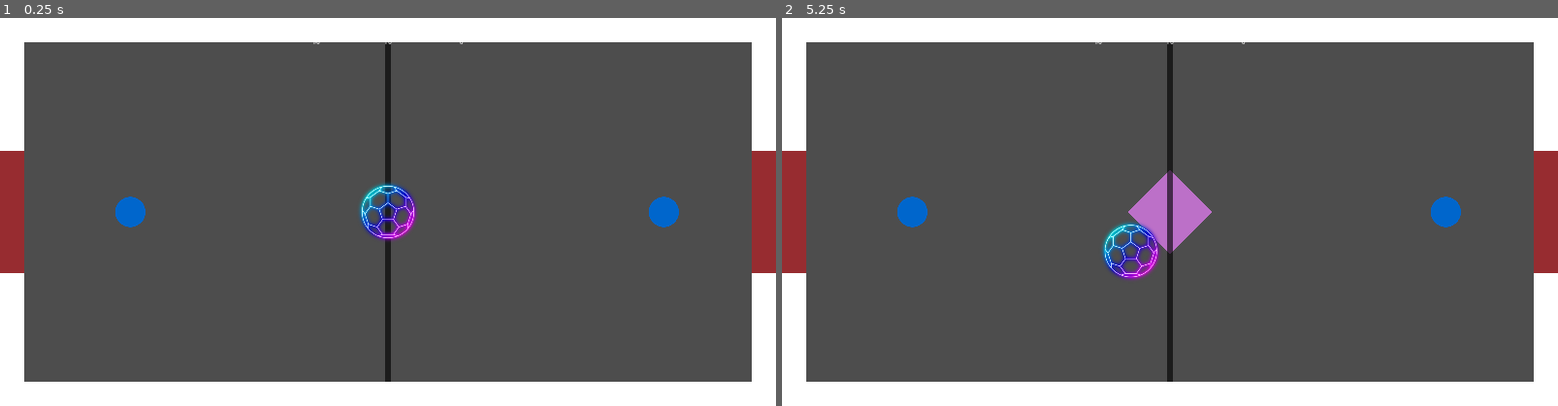
Above: before the commit, frames 1-2 (left to right).
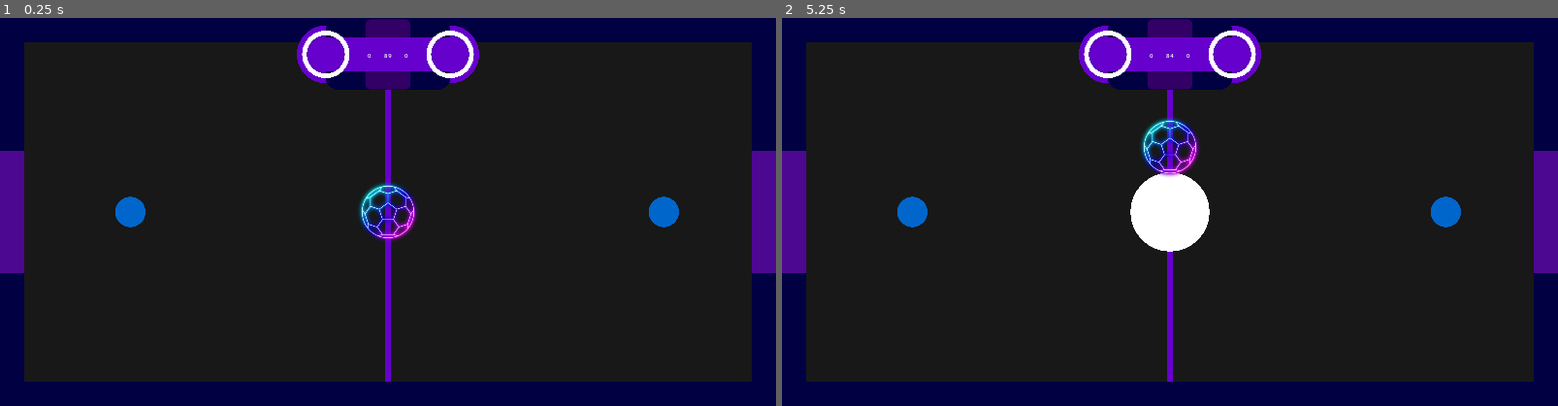
Above: after the commit, the same moments.

Repository: Habimana38/GAMEJAM2024
Game: Godot game, scene res://Game.tscn
The game is run twice, just before and just after one commit, with the same random seed, the same clock (stepped at 60 frames per second) and the same inputs.
Inputs:
- Up to frame 1 (0.25 s): no input
- Up to frame 2 (5.25 s): tap Enter at 0.5, 2, 3.5 s; tap Space at 1.25, 2.75, 4.25 s

The runs differ from the first frame. In frame 1, 99% of the frame differs, in the area x 0-100%, y 0-100%; in frame 2, 99%.
Error before the commit: Invalid access to property or key 'player1Score' on a base object of type 'Nil'. (res://Interface/Scripts/Player1Score.gd:12)

Commit message:
Day 3 prenium

Diff:
--- a/Game.tscn
+++ b/Game.tscn
@@ -11,6 +11,10 @@
 [ext_resource type="PackedScene" uid="uid://ch2xuyop2qa14" path="res://level/Frontier/frontier_4.tscn" id="6_i2amw"]
 [ext_resource type="PackedScene" uid="uid://ck2p5511y6ott" path="res://level/Frontier/frontier_5.tscn" id="7_b5bwi"]
 [ext_resource type="PackedScene" uid="uid://tacqnbxwghou" path="res://level/Frontier/frontier_6.tscn" id="8_1it45"]
+[ext_resource type="PackedScene" uid="uid://c80qwqixyvcdl" path="res://level/Frontier/frontier_7.tscn" id="9_4uycu"]
+[ext_resource type="PackedScene" uid="uid://drwayk1arr7w4" path="res://level/Frontier/frontier_8.tscn" id="10_qoqoa"]
+[ext_resource type="Texture2D" uid="uid://cegqokyki33d0" path="res://level/Map/fond.png" id="13_kxgjr"]
+[ext_resource type="Texture2D" uid="uid://ftdum43n4c0p" path="res://Interface/affichage/MicrosoftTeams-image (1).png" id="14_gd0ry"]
 
 [sub_resource type="RectangleShape2D" id="RectangleShape2D_741jg"]
 size = Vector2(16, 896)
@@ -28,7 +32,7 @@
 [node name="Frontier" type="StaticBody2D" parent="Level"]
 collision_layer = 2
 script = ExtResource("2_8hie5")
-frontiers = Array[PackedScene]([ExtResource("3_vbwgx"), ExtResource("4_hvchh"), ExtResource("5_ilr1y"), ExtResource("6_i2amw"), ExtResource("7_b5bwi"), ExtResource("8_1it45")])
+frontiers = Array[PackedScene]([ExtResource("3_vbwgx"), ExtResource("4_hvchh"), ExtResource("5_ilr1y"), ExtResource("6_i2amw"), ExtResource("7_b5bwi"), ExtResource("8_1it45"), ExtResource("9_4uycu"), ExtResource("10_qoqoa")])
 
 [node name="CollisionShape2D" type="CollisionShape2D" parent="Level/Frontier"]
 shape = SubResource("RectangleShape2D_741jg")
@@ -36,7 +40,7 @@
 [node name="Polygon2D" type="Polygon2D" parent="Level/Frontier"]
 position = Vector2(-3.05176e-05, -0.511986)
 scale = Vector2(0.250001, 1.024)
-color = Color(0, 0, 0, 0.627451)
+color = Color(0.4, 0, 0.8, 1)
 polygon = PackedVector2Array(-32, -437, -0.343666, -437, 32, -437, 32, 438, 0.499985, 438, -32, 438)
 
 [node name="TimeUntilFirstFrontier" type="Timer" parent="Level/Frontier"]
@@ -48,7 +52,7 @@
 one_shot = true
 
 [node name="TimeOfFrontier" type="Timer" parent="Level/Frontier"]
-wait_time = 15.0
+wait_time = 10.0
 one_shot = true
 
 [node name="Left" parent="Level" instance=ExtResource("3_4newd")]
@@ -76,16 +80,37 @@
 is_player1 = false
 gamemanager = NodePath("../../GameManager")
 
+[node name="Fond" type="Sprite2D" parent="Level"]
+z_index = -2
+texture = ExtResource("13_kxgjr")
+
 [node name="MainUI" parent="." instance=ExtResource("4_a3qku")]
 
-[node name="Player1" parent="MainUI/PanelContainer/MarginContainer" index="0" node_paths=PackedStringArray("gm")]
-gm = NodePath("../../../../GameManager")
+[node name="MarginContainer" parent="MainUI" index="0"]
+offset_left = 920.0
+offset_top = 36.0
+offset_right = 1128.0
+offset_bottom = 159.0
 
-[node name="TimerUI" parent="MainUI/PanelContainer/MarginContainer" index="1" node_paths=PackedStringArray("gm")]
-gm = NodePath("../../../../GameManager")
+[node name="Player1" parent="MainUI/MarginContainer" index="0" node_paths=PackedStringArray("gm")]
+gm = NodePath("../../../GameManager")
 
-[node name="player2" parent="MainUI/PanelContainer/MarginContainer" index="2" node_paths=PackedStringArray("gm")]
-gm = NodePath("../../../../GameManager")
+[node name="TimerUI" parent="MainUI/MarginContainer" index="1" node_paths=PackedStringArray("gm")]
+gm = NodePath("../../../GameManager")
+
+[node name="player2" parent="MainUI/MarginContainer" index="2" node_paths=PackedStringArray("gm")]
+gm = NodePath("../../../GameManager")
+
+[node name="MarginContainer2" parent="MainUI" index="1"]
+offset_top = 8.0
+offset_bottom = 48.0
+
+[node name="Node2D" type="Node2D" parent="."]
+
+[node name="Sprite2D" type="Sprite2D" parent="Node2D"]
+position = Vector2(1024, 96)
+scale = Vector2(0.184234, 0.184234)
+texture = ExtResource("14_gd0ry")
 
 [connection signal="on_player_score" from="GameManager" to="Level/Frontier" method="_on_game_manager_on_player_score"]
 [connection signal="timeout" from="Level/Frontier/TimeUntilFirstFrontier" to="Level/Frontier" method="_on_time_until_frontier_timeout"]
--- a/Interface/main_ui.tscn
+++ b/Interface/main_ui.tscn
@@ -33,3 +33,7 @@
 size_flags_horizontal = 8
 text = "0"
 script = ExtResource("3_qexhi")
+
+[node name="MarginContainer2" type="MarginContainer" parent="."]
+offset_right = 40.0
+offset_bottom = 40.0
--- a/level/Frontier/Frontier1.tscn
+++ b/level/Frontier/Frontier1.tscn
@@ -1,7 +1,7 @@
 [gd_scene load_steps=4 format=3 uid="uid://e0er5pxkpjv3"]
 
 [ext_resource type="PhysicsMaterial" uid="uid://c0d2ayxdcuu43" path="res://level/Frontier/bounce_frontier.tres" id="1_tlp6o"]
-[ext_resource type="Texture2D" uid="uid://crw5o8xwki1pl" path="res://player/Sprite/playertest.png" id="1_yjnws"]
+[ext_resource type="Texture2D" uid="uid://dt7ugqqg15dn8" path="res://level/Frontier/Sprite frontier/RondBlanc.png" id="2_c52uw"]
 
 [sub_resource type="CircleShape2D" id="CircleShape2D_guymd"]
 radius = 104.307
@@ -13,5 +13,5 @@
 shape = SubResource("CircleShape2D_guymd")
 
 [node name="Sprite2D" type="Sprite2D" parent="."]
-scale = Vector2(2.08, 2.08)
-texture = ExtResource("1_yjnws")
+scale = Vector2(0.203125, 0.203125)
+texture = ExtResource("2_c52uw")
--- a/level/Frontier/Frontier2.tscn
+++ b/level/Frontier/Frontier2.tscn
@@ -3,18 +3,18 @@
 [ext_resource type="PhysicsMaterial" uid="uid://c0d2ayxdcuu43" path="res://level/Frontier/bounce_frontier.tres" id="1_8s43x"]
 
 [sub_resource type="RectangleShape2D" id="RectangleShape2D_m4sjd"]
-size = Vector2(80, 352)
+size = Vector2(80, 320)
 
 [node name="Frontier2" type="StaticBody2D"]
 physics_material_override = ExtResource("1_8s43x")
 
 [node name="haut" type="CollisionShape2D" parent="."]
-position = Vector2(0, -272)
+position = Vector2(0, -288)
 shape = SubResource("RectangleShape2D_m4sjd")
 
 [node name="Polygon2D2" type="Polygon2D" parent="haut"]
-position = Vector2(0, -272)
-color = Color(0, 0.635294, 0.168627, 1)
+position = Vector2(0, -247.273)
+scale = Vector2(1, 0.909091)
 polygon = PackedVector2Array(-40, 96, 40, 96, 40, 448, -40, 448, -40, 448)
 
 [node name="bas" type="CollisionShape2D" parent="."]
@@ -22,6 +22,6 @@
 shape = SubResource("RectangleShape2D_m4sjd")
 
 [node name="Polygon2D" type="Polygon2D" parent="bas"]
-position = Vector2(0, -272)
-color = Color(0, 0.635294, 0.168627, 1)
+position = Vector2(0, -251.636)
+scale = Vector2(1, 0.954546)
 polygon = PackedVector2Array(-40, 96, 40, 96, 40, 448, -40, 448, -40, 448)
--- a/level/Frontier/Frontier3.tscn
+++ b/level/Frontier/Frontier3.tscn
@@ -3,10 +3,10 @@
 [ext_resource type="PhysicsMaterial" uid="uid://c0d2ayxdcuu43" path="res://level/Frontier/bounce_frontier.tres" id="1_0cn0y"]
 
 [sub_resource type="RectangleShape2D" id="RectangleShape2D_pc7vj"]
-size = Vector2(79.196, 79.196)
+size = Vector2(56.5686, 56.5685)
 
 [node name="Frontier3" type="StaticBody2D"]
-z_index = -1
+z_index = 1
 scale = Vector2(2, 2)
 physics_material_override = ExtResource("1_0cn0y")
 
@@ -15,32 +15,31 @@
 shape = SubResource("RectangleShape2D_pc7vj")
 
 [node name="Polygon2D" type="Polygon2D" parent="CollisionShape2D"]
-position = Vector2(1.41737, 1.41737)
+position = Vector2(1.00729, 1.00729)
 rotation = 0.785398
-scale = Vector2(0.84382, 0.8125)
-color = Color(0.741176, 0.439216, 0.788235, 1)
+scale = Vector2(0.599139, 0.576901)
 polygon = PackedVector2Array(-2.37546, -68.9231, 64, 0, 64, 0, -2.37546, 68.9231, -68.7404, 2.52138e-06)
 
-[node name="CollisionShape2D3" type="CollisionShape2D" parent="."]
-position = Vector2(-6.10352e-05, 332)
-rotation = -0.785398
-scale = Vector2(1, 1)
-shape = SubResource("RectangleShape2D_pc7vj")
-
-[node name="Polygon2D" type="Polygon2D" parent="CollisionShape2D3"]
-rotation = 0.785398
-scale = Vector2(0.8125, 0.863281)
-color = Color(0.741176, 0.439216, 0.788235, 1)
-polygon = PackedVector2Array(7.27408e-05, -64.8688, 68.9232, 0, 68.9232, 0, 7.74996e-05, 64.8688, -68.923, 0)
-
 [node name="CollisionShape2D4" type="CollisionShape2D" parent="."]
-position = Vector2(0, -304)
+position = Vector2(0, 224)
 rotation = -0.785397
 scale = Vector2(1, 1)
 shape = SubResource("RectangleShape2D_pc7vj")
 
 [node name="Polygon2D" type="Polygon2D" parent="CollisionShape2D4"]
+position = Vector2(1.00729, 1.00729)
 rotation = 0.785398
-scale = Vector2(0.8125, 0.863281)
-color = Color(0.741176, 0.439216, 0.788235, 1)
-polygon = PackedVector2Array(7.27408e-05, -64.8688, 68.9232, 0, 68.9232, 0, 7.74996e-05, 64.8688, -68.923, 0)
+scale = Vector2(0.599139, 0.576901)
+polygon = PackedVector2Array(-2.37546, -68.9231, 64, 0, 64, 0, -2.37546, 68.9231, -68.7404, 2.52138e-06)
+
+[node name="CollisionShape2D5" type="CollisionShape2D" parent="."]
+position = Vector2(1.52588e-05, -224)
+rotation = -2.35619
+scale = Vector2(1, 1)
+shape = SubResource("RectangleShape2D_pc7vj")
+
+[node name="Polygon2D" type="Polygon2D" parent="CollisionShape2D5"]
+position = Vector2(1.00729, 1.00729)
+rotation = 0.785398
+scale = Vector2(0.599139, 0.576901)
+polygon = PackedVector2Array(-2.37546, -68.9231, 64, 0, 64, 0, -2.37546, 68.9231, -68.7404, 2.52138e-06)
--- a/level/Frontier/frontier_4.tscn
+++ b/level/Frontier/frontier_4.tscn
@@ -8,6 +8,21 @@
 "points": PackedVector2Array(0, 0, 0, 0, 0, -448, 0, 0, 0, 0, 0, 448)
 }
 point_count = 2
+
+[sub_resource type="Animation" id="Animation_gsu6r"]
+length = 0.001
+tracks/0/type = "value"
+tracks/0/imported = false
+tracks/0/enabled = true
+tracks/0/path = NodePath("PathFollow2D:progress_ratio")
+tracks/0/interp = 1
+tracks/0/loop_wrap = true
+tracks/0/keys = {
+"times": PackedFloat32Array(0),
+"transitions": PackedFloat32Array(1),
+"update": 0,
+"values": [0.153]
+}
 
 [sub_resource type="Animation" id="Animation_egf02"]
 resource_name = "frontier4"
@@ -24,21 +39,6 @@
 "transitions": PackedFloat32Array(1, 1, 1),
 "update": 0,
 "values": [0.153, 0.8461, 0.153]
-}
-
-[sub_resource type="Animation" id="Animation_gsu6r"]
-length = 0.001
-tracks/0/type = "value"
-tracks/0/imported = false
-tracks/0/enabled = true
-tracks/0/path = NodePath("PathFollow2D:progress_ratio")
-tracks/0/interp = 1
-tracks/0/loop_wrap = true
-tracks/0/keys = {
-"times": PackedFloat32Array(0),
-"transitions": PackedFloat32Array(1),
-"update": 0,
-"values": [0.153]
 }
 
 [sub_resource type="AnimationLibrary" id="AnimationLibrary_pr5go"]
@@ -74,5 +74,4 @@
 shape = SubResource("RectangleShape2D_vcntr")
 
 [node name="Polygon2D" type="Polygon2D" parent="PathFollow2D/AnimatedRigidBody2D"]
-color = Color(0.462745, 0.6, 0, 1)
 polygon = PackedVector2Array(134.949, 24, 134.949, -24, -137.051, -24, -137.051, 24)
--- a/level/Frontier/frontier_6.tscn
+++ b/level/Frontier/frontier_6.tscn
@@ -11,6 +11,7 @@
 force = 500.0
 
 [node name="Polygon2D" type="Polygon2D" parent="."]
+color = Color(0, 1, 1, 1)
 polygon = PackedVector2Array(-24, 448, 24, 448, 24, -448, -24, -448)
 
 [node name="CollisionShape2D" type="CollisionShape2D" parent="."]
--- /dev/null
+++ b/level/Frontier/frontier_7.tscn
@@ -0,0 +1,62 @@
+[gd_scene load_steps=8 format=3 uid="uid://c80qwqixyvcdl"]
+
+[ext_resource type="PhysicsMaterial" uid="uid://c0d2ayxdcuu43" path="res://level/Frontier/bounce_frontier.tres" id="1_8fh57"]
+[ext_resource type="Script" path="res://level/Frontier/script frontier/frontier_7.gd" id="2_4crvp"]
+[ext_resource type="Texture2D" uid="uid://dt7ugqqg15dn8" path="res://level/Frontier/Sprite frontier/RondBlanc.png" id="3_n6utk"]
+
+[sub_resource type="CircleShape2D" id="CircleShape2D_nhbqk"]
+radius = 130.231
+
+[sub_resource type="Animation" id="Animation_0b0lx"]
+length = 0.001
+tracks/0/type = "value"
+tracks/0/imported = false
+tracks/0/enabled = true
+tracks/0/path = NodePath("CollisionShape2D:scale")
+tracks/0/interp = 1
+tracks/0/loop_wrap = true
+tracks/0/keys = {
+"times": PackedFloat32Array(0),
+"transitions": PackedFloat32Array(1),
+"update": 0,
+"values": [Vector2(1, 1)]
+}
+
+[sub_resource type="Animation" id="Animation_c8max"]
+resource_name = "frontier7"
+length = 5.0
+loop_mode = 1
+tracks/0/type = "value"
+tracks/0/imported = false
+tracks/0/enabled = true
+tracks/0/path = NodePath("CollisionShape2D:scale")
+tracks/0/interp = 1
+tracks/0/loop_wrap = true
+tracks/0/keys = {
+"times": PackedFloat32Array(0, 2.5, 5),
+"transitions": PackedFloat32Array(1, 1, 1),
+"update": 0,
+"values": [Vector2(1, 1), Vector2(2, 2), Vector2(1, 1)]
+}
+
+[sub_resource type="AnimationLibrary" id="AnimationLibrary_43dfu"]
+_data = {
+"RESET": SubResource("Animation_0b0lx"),
+"frontier7": SubResource("Animation_c8max")
+}
+
+[node name="Frontier7" type="StaticBody2D"]
+physics_material_override = ExtResource("1_8fh57")
+script = ExtResource("2_4crvp")
+
+[node name="CollisionShape2D" type="CollisionShape2D" parent="."]
+shape = SubResource("CircleShape2D_nhbqk")
+
+[node name="Sprite2D" type="Sprite2D" parent="CollisionShape2D"]
+scale = Vector2(0.252016, 0.252016)
+texture = ExtResource("3_n6utk")
+
+[node name="AnimationPlayer" type="AnimationPlayer" parent="."]
+libraries = {
+"": SubResource("AnimationLibrary_43dfu")
+}
--- /dev/null
+++ b/level/Frontier/frontier_8.tscn
@@ -0,0 +1,46 @@
+[gd_scene load_steps=6 format=3 uid="uid://drwayk1arr7w4"]
+
+[ext_resource type="PhysicsMaterial" uid="uid://c0d2ayxdcuu43" path="res://level/Frontier/bounce_frontier.tres" id="1_jd33o"]
+[ext_resource type="Script" path="res://level/Frontier/script frontier/Frontier8.gd" id="1_n3mp6"]
+
+[sub_resource type="RectangleShape2D" id="RectangleShape2D_ol257"]
+size = Vector2(32, 256)
+
+[sub_resource type="RectangleShape2D" id="RectangleShape2D_4a50t"]
+size = Vector2(32, 256)
+
+[sub_resource type="RectangleShape2D" id="RectangleShape2D_sd11n"]
+size = Vector2(32, 256)
+
+[node name="Frontier8" type="AnimatableBody2D" node_paths=PackedStringArray("walls")]
+physics_material_override = ExtResource("1_jd33o")
+script = ExtResource("1_n3mp6")
+walls = [NodePath("haut"), NodePath("mid"), NodePath("bas")]
+enableColor = Color(0.976471, 0, 0, 1)
+disableColor = Color(1, 0, 0, 0.462745)
+
+[node name="haut" type="CollisionShape2D" parent="."]
+position = Vector2(0, -320)
+rotation = 3.14159
+shape = SubResource("RectangleShape2D_ol257")
+
+[node name="Polygon2D" type="Polygon2D" parent="haut"]
+polygon = PackedVector2Array(-16, 128, 16, 128, 16, -128, -16, -128)
+
+[node name="mid" type="CollisionShape2D" parent="."]
+shape = SubResource("RectangleShape2D_4a50t")
+
+[node name="Polygon2D" type="Polygon2D" parent="mid"]
+polygon = PackedVector2Array(-16, -128, 16, -128, 16, 128, -16, 128)
+
+[node name="bas" type="CollisionShape2D" parent="."]
+position = Vector2(0, 320)
+shape = SubResource("RectangleShape2D_sd11n")
+
+[node name="Polygon2D" type="Polygon2D" parent="bas"]
+polygon = PackedVector2Array(-16, -128, 16, -128, 16, 128, -16, 128)
+
+[node name="Timer" type="Timer" parent="."]
+autostart = true
+
+[connection signal="timeout" from="Timer" to="." method="_on_timer_timeout"]
--- /dev/null
+++ b/level/Frontier/script frontier/Frontier8.gd
@@ -0,0 +1,26 @@
+extends StaticBody2D
+
+@export var walls : Array [CollisionShape2D]
+@export var enableColor : Color
+@export var disableColor : Color
+
+func _ready():
+	_on_timer_timeout()
+
+func _on_timer_timeout():
+	print("Debut de fonction")
+	for n in walls:
+		var enable = randf() > 0.5
+		if enable :
+			print("enable")
+			n.disabled = false
+			var node = n.get_node("Polygon2D") as Polygon2D
+			if node != null:
+				node.color = enableColor
+
+		else :
+			print("disable")
+			n.disabled = true
+			var node = n.get_node("Polygon2D")
+			if node is Polygon2D:
+				(node as Polygon2D).color = disableColor
--- /dev/null
+++ b/level/Frontier/script frontier/frontier_7.gd
@@ -0,0 +1,5 @@
+extends StaticBody2D
+
+
+func _ready():
+	$AnimationPlayer.play("frontier7")
--- a/level/Map/cage.tscn
+++ b/level/Map/cage.tscn
@@ -25,7 +25,7 @@
 shape = SubResource("RectangleShape2D_8keb5")
 
 [node name="Polygon2D" type="Polygon2D" parent="."]
-color = Color(0.678431, 0.141176, 0.156863, 0.776471)
+color = Color(0.4, 0, 0.8, 0.678431)
 polygon = PackedVector2Array(-32, 162, 32, 162, 32, -162, -32, -162)
 
 [connection signal="body_entered" from="." to="." method="_on_body_entered"]
--- a/level/game_manager.tscn
+++ b/level/game_manager.tscn
@@ -13,7 +13,7 @@
 timer = NodePath("Timer")
 
 [node name="Timer" type="Timer" parent="."]
-wait_time = 60.0
+wait_time = 90.0
 one_shot = true
 autostart = true
 
--- a/level/left.tscn
+++ b/level/left.tscn
@@ -3,13 +3,13 @@
 [ext_resource type="PhysicsMaterial" uid="uid://bvss0vh0c7wxq" path="res://level/physic/side.tres" id="1_abxx1"]
 
 [sub_resource type="RectangleShape2D" id="RectangleShape2D_mpkp4"]
-size = Vector2(1024, 17)
+size = Vector2(1024, 63.5)
 
 [sub_resource type="RectangleShape2D" id="RectangleShape2D_to0n8"]
-size = Vector2(18, 300)
+size = Vector2(64, 300)
 
 [sub_resource type="RectangleShape2D" id="RectangleShape2D_fvvfw"]
-size = Vector2(18.3139, 300)
+size = Vector2(66.5109, 300)
 
 [sub_resource type="RectangleShape2D" id="RectangleShape2D_vyq4i"]
 size = Vector2(64, 16)
@@ -21,7 +21,7 @@
 physics_material_override = ExtResource("1_abxx1")
 
 [node name="CollisionShape2D" type="CollisionShape2D" parent="up"]
-position = Vector2(0, -1)
+position = Vector2(0, -24.25)
 shape = SubResource("RectangleShape2D_mpkp4")
 
 [node name="down" type="StaticBody2D" parent="."]
@@ -29,7 +29,7 @@
 physics_material_override = ExtResource("1_abxx1")
 
 [node name="CollisionShape2D" type="CollisionShape2D" parent="down"]
-position = Vector2(0, 0.5)
+position = Vector2(0, 24)
 shape = SubResource("RectangleShape2D_mpkp4")
 
 [node name="up_left" type="StaticBody2D" parent="."]
@@ -37,7 +37,7 @@
 physics_material_override = ExtResource("1_abxx1")
 
 [node name="CollisionShape2D" type="CollisionShape2D" parent="up_left"]
-position = Vector2(-1, -362)
+position = Vector2(-24, -362)
 shape = SubResource("RectangleShape2D_to0n8")
 
 [node name="down_left" type="StaticBody2D" parent="."]
@@ -46,16 +46,19 @@
 physics_material_override = ExtResource("1_abxx1")
 
 [node name="CollisionShape2D" type="CollisionShape2D" parent="down_left"]
-position = Vector2(-0.843071, 363)
+position = Vector2(-24.9416, 363)
+scale = Vector2(1, 1)
 shape = SubResource("RectangleShape2D_fvvfw")
 
 [node name="Polygon2D" type="Polygon2D" parent="."]
 position = Vector2(0, 50)
+color = Color(0, 0, 0.258824, 1)
 polygon = PackedVector2Array(1025, 14, 1025, -50, 0, -50, 0, 300, 64, 300, 64, 14)
 
 [node name="Polygon2D2" type="Polygon2D" parent="."]
 position = Vector2(0, 974)
 scale = Vector2(1, -1)
+color = Color(0, 0, 0.258824, 1)
 polygon = PackedVector2Array(1025, 14, 1025, -50, 0, -50, 0, 300, 64, 300, 64, 14)
 
 [node name="bord_cage_haut" type="StaticBody2D" parent="."]
--- a/player/player.tscn
+++ b/player/player.tscn
@@ -17,8 +17,8 @@
 wall_min_slide_angle = 0.0
 platform_wall_layers = 8
 script = ExtResource("2_eivu7")
-maxSpeed = 1200
-acceleration = 10000
+maxSpeed = 1300
+acceleration = 11000
 friction = 5000
 
 [node name="CollisionShape2D" type="CollisionShape2D" parent="."]
--- a/player/player_1.tscn
+++ b/player/player_1.tscn
@@ -7,6 +7,3 @@
 move_down = "move_down_player1"
 move_left = "move_left_player1"
 move_right = "move_right_player1"
-
-[node name="Line2D" parent="." index="2"]
-default_color = Color(0.498039, 0.219608, 1, 1)
Not shown: 1 places in Game.tscn that only renumber resources
Binary file added: Interface/affichage/MicrosoftTeams-image (1).png
Not shown, added: Interface/affichage/MicrosoftTeams-image (1).png.import
Binary file added: level/Frontier/Sprite frontier/RondBlanc.png
Not shown, added: level/Frontier/Sprite frontier/RondBlanc.png.import
Binary file added: level/Map/fond.png
Not shown, added: level/Map/fond.png.import
Not shown, added: level/Map/Mic65FF.tmp
